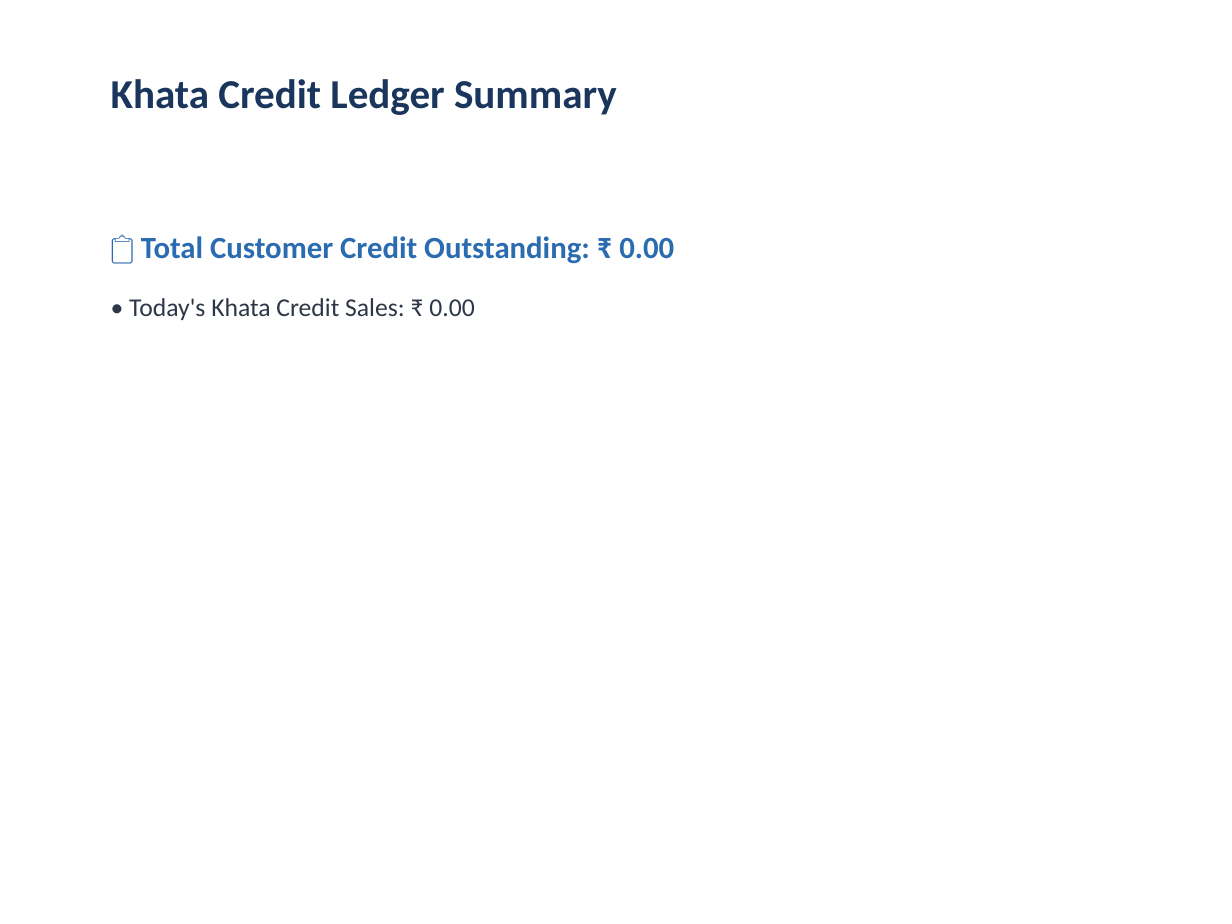
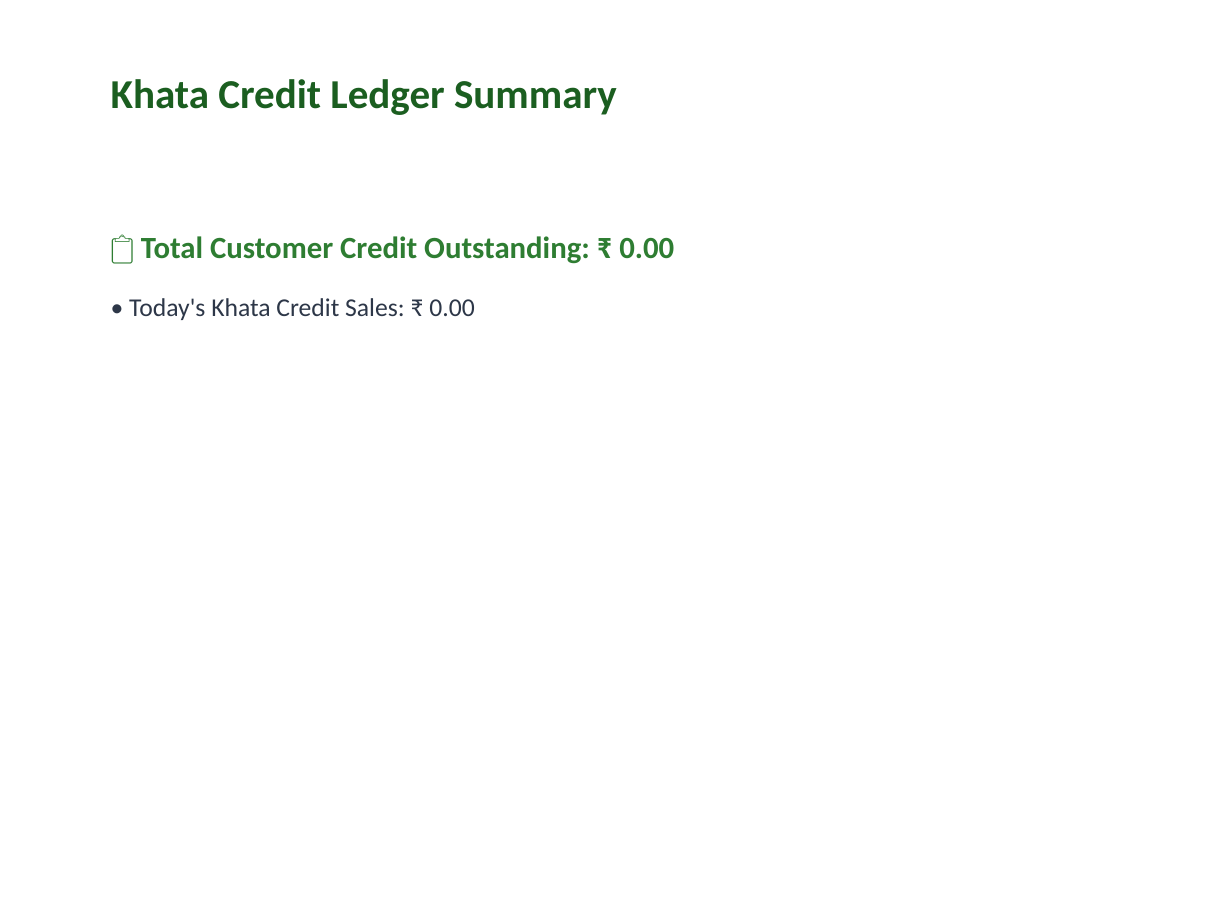
Before and after one commit to DUSHAR-B-12/Supermarket_Ops_Agent, a slide deck: slide 5 of app/artifacts/decks/Sales_Analysis_2026-09-05.pptx. Drawn at 1232x924 pixels with LibreOffice and Linux fonts; fonts in the diff are those of the drawing. Boxes give left, top, right and bottom in pixels: in the first picture for what was removed or moved away, otherwise in the second. Text is boxed around its words. In the diff, an @@ line names an element or a change of style, - is before the commit and + after.

```diff
--- a/app/artifacts/decks/Sales_Analysis_2026-09-05.pptx
+++ b/app/artifacts/decks/Sales_Analysis_2026-09-05.pptx
@@ text "Khata Credit Ledger Summary" at [111,79,617,115]: text colour #1A365D to #1B5E20 @@
@@ text at [141,236,674,264]: text colour #2B6CB0 to #2E7D32 in "📋 Total Customer Credit Outstanding: ₹ 0.00" @@
```
Also in this commit, not shown: 5 other slides changed, 9 other files.
